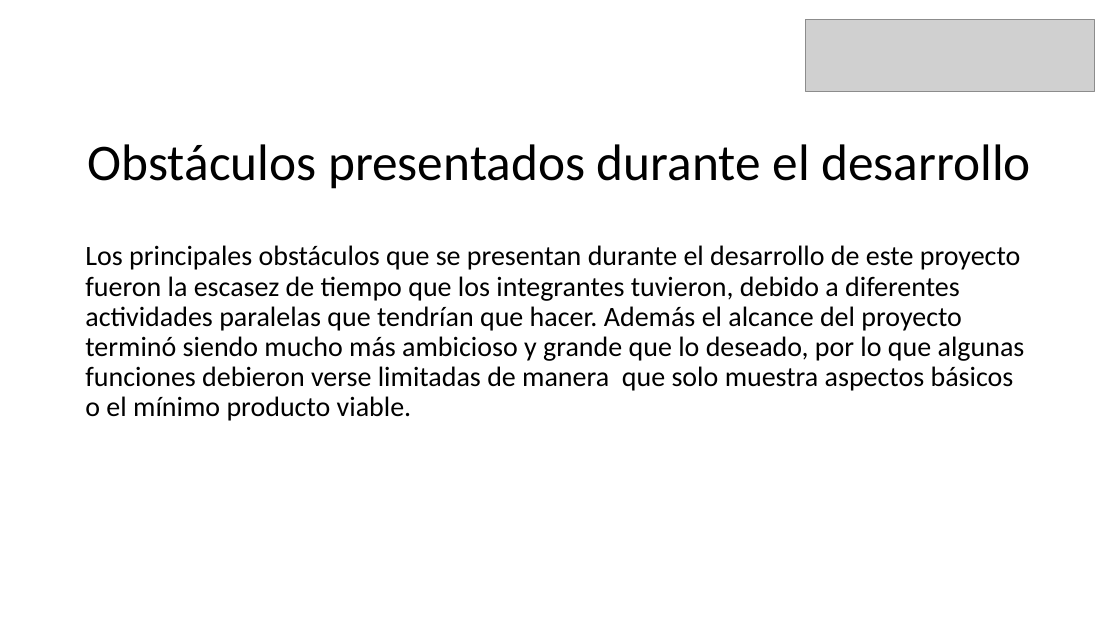
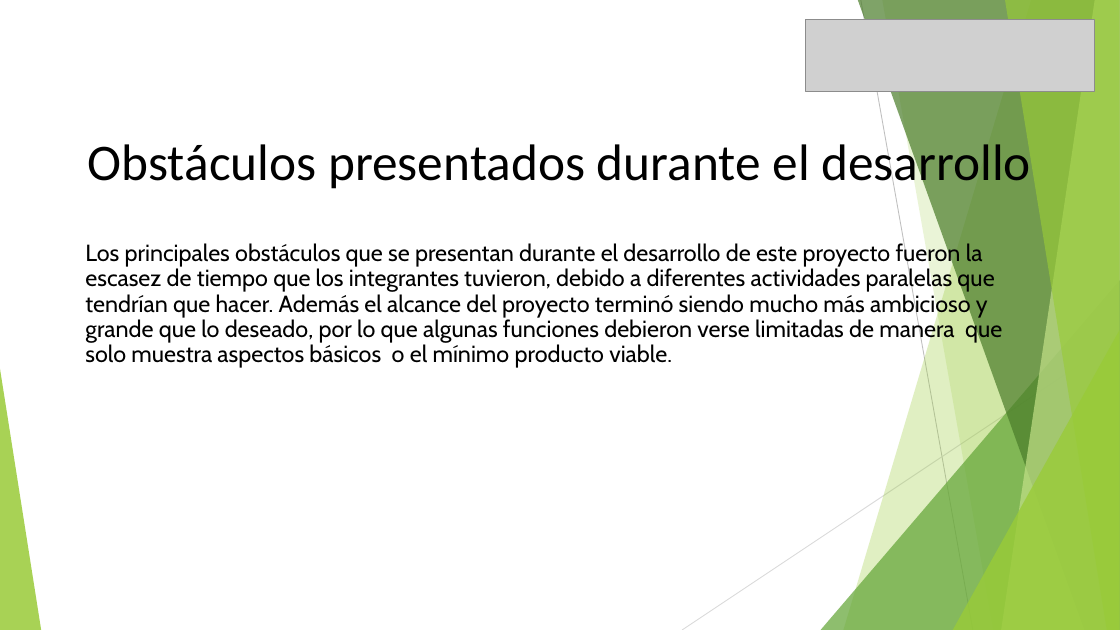
Before and after one commit to iahumadaz/Portafolio-Titulo, a slide deck: slide 13 of Fase2/Evidencias Grupales/Formato Presentación final Portafolio-b.pptx. Drawn at 1120x630 pixels with LibreOffice and Linux fonts; fonts in the diff are those of the drawing; grey boxes stand for pictures. Boxes give left, top, right and bottom in pixels: in the first picture for what was removed or moved away, otherwise in the second. Text is boxed around its words. In the diff, an @@ line names an element or a change of style, - is before the commit and + after.

```diff
--- a/Fase2/Evidencias Grupales/Formato Presentación final Portafolio-b.pptx
+++ b/Fase2/Evidencias Grupales/Formato Presentación final Portafolio-b.pptx
@@ text "Los principales obstáculos que se ..." at (85, 241, 1002, 368): size 24 to 20 pt, font Calibri to Cabin @@
@@ group added at (0, 0, 1120, 630): 5 freeform shapes, 3 triangles, 2 lines @@
```
Also in this commit, not shown: 13 other slides changed.
